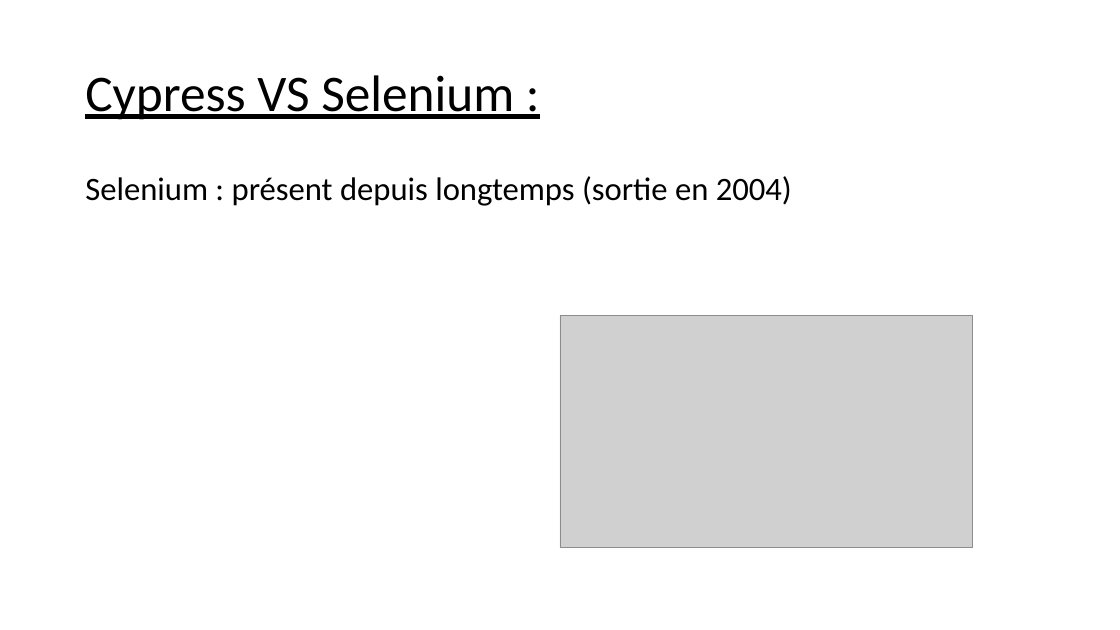
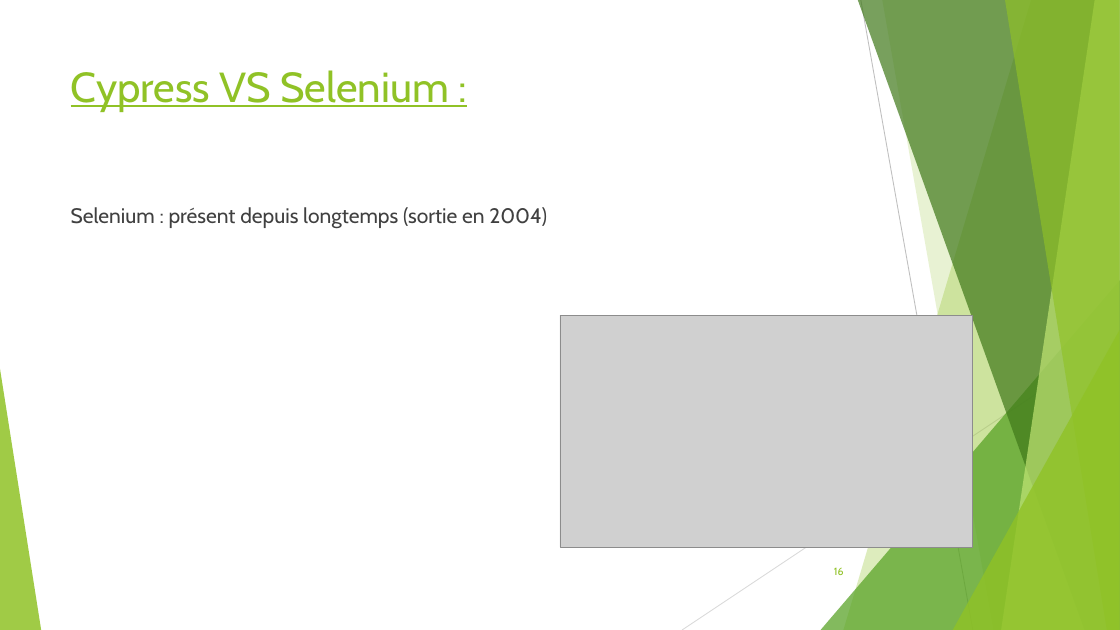
Before and after one commit to seblast312/cypress_youtube, a slide deck: slide 16 of Cypress.pptx (slide 15 before the commit). Drawn at 1120x630 pixels with LibreOffice and Linux fonts; fonts in the diff are those of the drawing; grey boxes stand for pictures. Boxes give left, top, right and bottom in pixels: in the first picture for what was removed or moved away, otherwise in the second. Text is boxed around its words. In the diff, an @@ line names an element or a change of style, - is before the commit and + after.

```diff
--- a/Cypress.pptx
+++ b/Cypress.pptx
@@ title "Cypress VS Selenium :": place and size @@
-title "Cypress VS Selenium :" at (85, 75, 514, 120)
+title "Cypress VS Selenium :" at (71, 70, 448, 112)
@@ title "Cypress VS Selenium :" at (71, 70, 448, 112): size 44 to 36 pt, font Calibri to Cabin, text colour #000000 to #90C226; line spacing 0.9 to 1; vertical alignment middle to top @@
@@ text "Selenium : présent depuis longtemps ...": place and size @@
-text "Selenium : présent depuis longtemps ..." at (85, 176, 792, 206)
+text "Selenium : présent depuis longtemps ..." at (71, 207, 547, 229)
@@ text "Selenium : présent depuis longtemps ..." at (71, 207, 547, 229): size 28 to 18 pt, font Calibri to Cabin, text colour #000000 to #404040; line spacing 0.9 to 1 @@
@@ group added at (0, 0, 1120, 630): 5 freeform shapes, 3 triangles, 2 lines @@
@@ page number added at (834, 567, 844, 575), 9 pt, text #90C226 @@
+16
```
Also in this commit, not shown: 17 other slides changed, 4 slides added, 1 slide removed.
